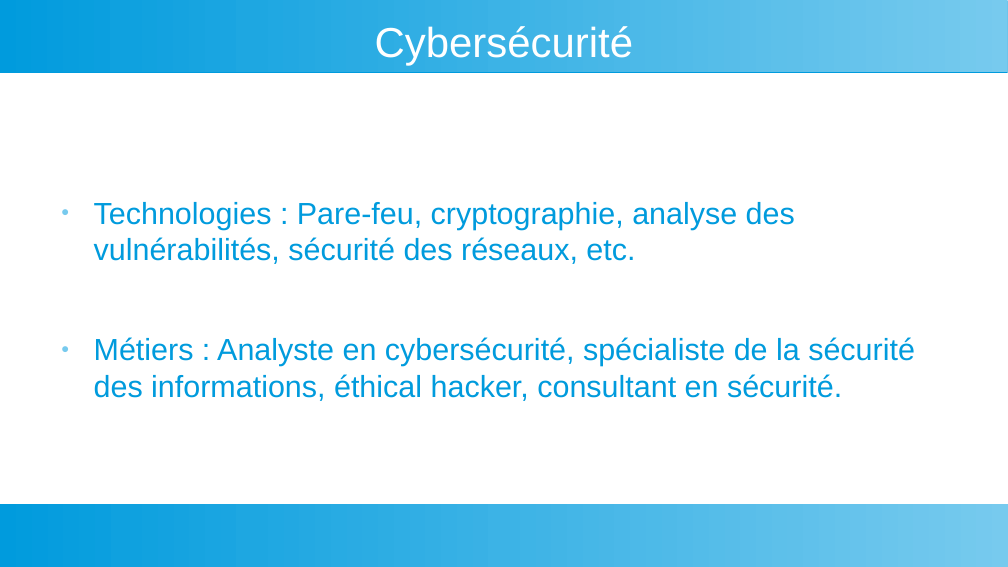
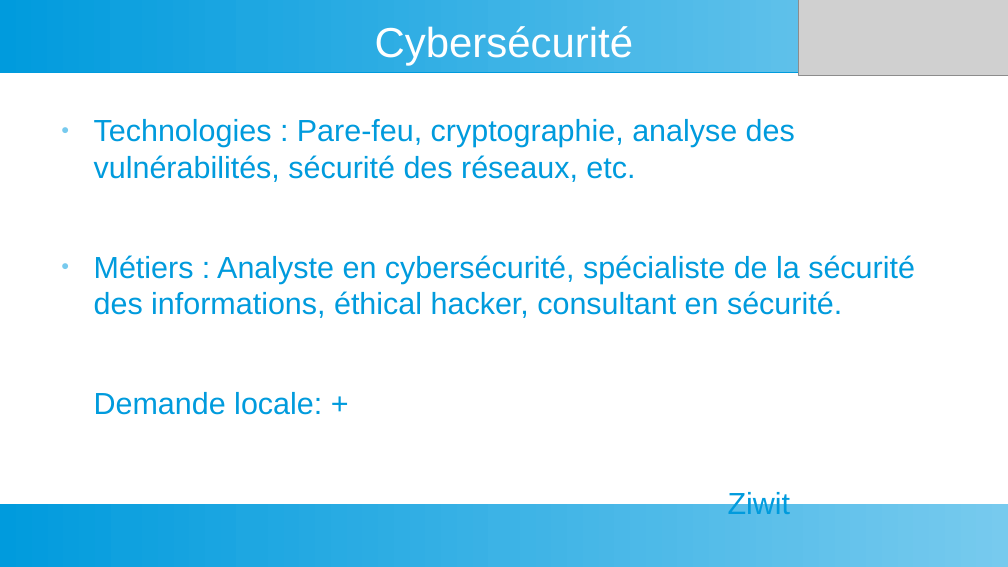
Before and after one commit to dansylvain/market_study_pres00, a slide deck: slide 7 of presentation specialisation pro.odp (slide 10 before the commit). Drawn at 1008x567 pixels with LibreOffice and Linux fonts; fonts in the diff are those of the drawing; grey boxes stand for pictures. Boxes give left, top, right and bottom in pixels: in the first picture for what was removed or moved away, otherwise in the second. Text is boxed around its words. In the diff, an @@ line names an element or a change of style, - is before the commit and + after.

```diff
--- a/presentation specialisation pro.odp
+++ b/presentation specialisation pro.odp
@@ picture added at <box>799,0,1008,76</box> @@
@@ text "Technologies : Pare-feu, cryptographie, analyse ...": place and size @@
-text "Technologies : Pare-feu, cryptographie, analyse ..." at <box>94,202,915,401</box>
+text "Technologies : Pare-feu, cryptographie, analyse ..." at <box>94,119,915,514</box>
@@ text at <box>94,392,791,514</box>: paragraphs added @@
+Demande locale: +
+Ziwit
```
Also in this commit, not shown: 13 other slides changed, 9 slides added, 6 slides removed, 1 other file.
